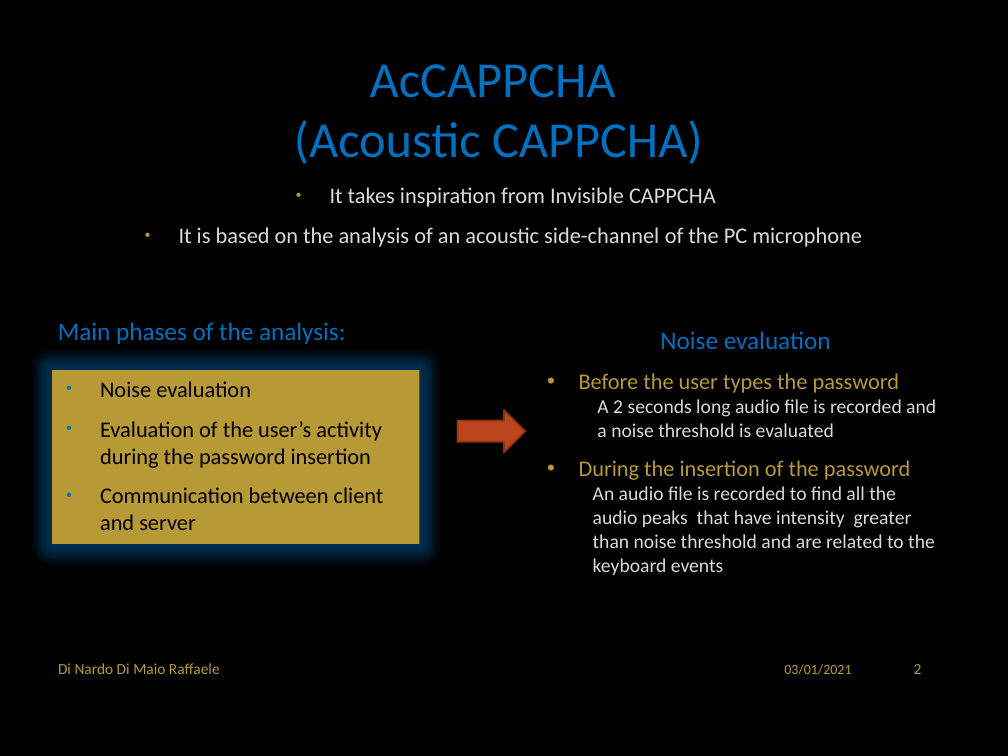
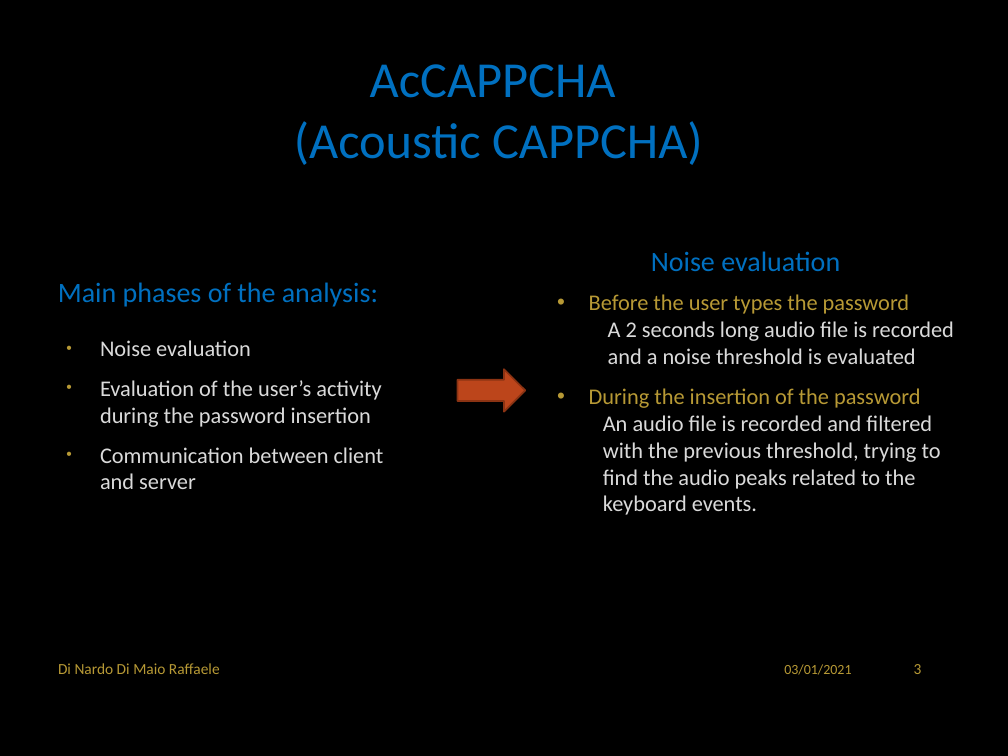
Before and after one commit to RaffaDNDM/AcCAPPCHA, a slide deck: slide 4 of Thesis/AcCAPPCHA.pptx (slide 3 before the commit). Drawn at 1008x756 pixels with LibreOffice and Linux fonts; fonts in the diff are those of the drawing; background and template pictures are left out. Boxes give left, top, right and bottom in pixels: in the first picture for what was removed or moved away, otherwise in the second. Text is boxed around its words. In the diff, an @@ line names an element or a change of style, - is before the commit and + after.

```diff
--- a/Thesis/AcCAPPCHA.pptx
+++ b/Thesis/AcCAPPCHA.pptx
@@ text removed at <box>179,187,862,247</box> @@
-• It takes inspiration from Invisible CAPPCHA
-• It is based on the analysis of an acoustic side-channel of the PC microphone
@@ text "Noise evaluation": place and size @@
-text "Noise evaluation" at <box>660,331,831,349</box>
+text "Noise evaluation" at <box>651,251,840,271</box>
@@ text "Noise evaluation" at <box>651,251,840,271</box>: size 18 to 20 pt @@
@@ text "Main phases of the analysis:" at <box>58,282,378,307</box>: size 18 to 20 pt @@
@@ text "Before the user types the ...": place and size @@
-text "Before the user types the ..." at <box>579,373,936,575</box>
+text "Before the user types the ..." at <box>589,294,954,515</box>
@@ text at <box>608,321,954,364</box>: size 14 to 16 pt in "A 2 seconds long audio file is ..." @@
@@ 2 texts, 1 right arrow: place and size @@
-2 texts, 1 right arrow at <box>52,322,525,544</box>
+2 texts, 1 right arrow at <box>58,282,525,489</box>
@@ text "Noise evaluation" at <box>100,340,384,489</box>: text colour #000000 to #DADADA; bullet colour #0070C0 to #B79935; fill #B79935 to none @@
@@ text at <box>603,415,941,515</box>: text changed; size 14 to 16 pt @@
-  An audio file is recorded to find all the audio peaks that have intensity greater than noise threshold and are related to the keyboard events
+  An audio file is recorded and filtered with the previous threshold, trying to find the audio peaks related to the keyboard events.
@@ page number at <box>914,664,922,674</box>: text changed @@
-2
+3
```
Also in this commit, not shown: 5 other slides changed, 1 slide added.
